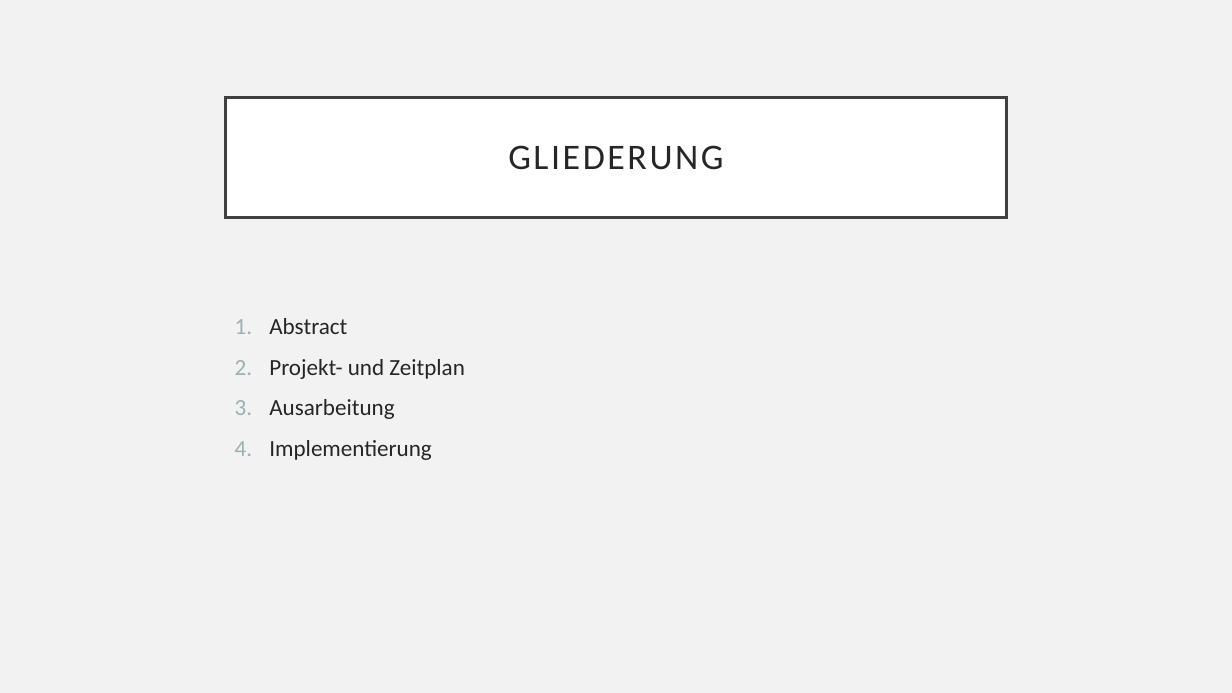
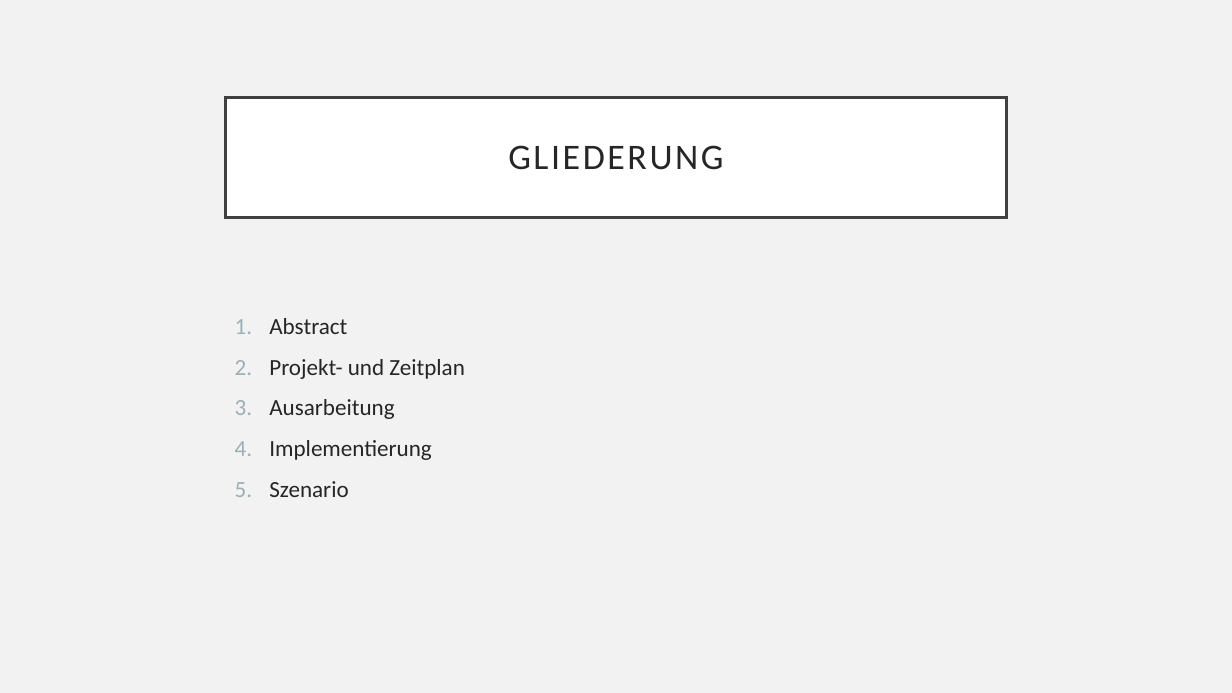
Before and after one commit to MGrunsch/Cyber-Project, a slide deck: slide 2 of Projektvorbereitung/Projektvorbereitung.pptx. Drawn at 1232x693 pixels with LibreOffice and Linux fonts; fonts in the diff are those of the drawing. Boxes give left, top, right and bottom in pixels: in the first picture for what was removed or moved away, otherwise in the second. Text is boxed around its words. In the diff, an @@ line names an element or a change of style, - is before the commit and + after.

Commit message:
Präsi Szenario updated

```diff
--- a/Projektvorbereitung/Projektvorbereitung.pptx
+++ b/Projektvorbereitung/Projektvorbereitung.pptx
@@ text at (x1=269, y1=481, x2=348, y2=497): paragraph added @@
+5. Szenario
```
Also in this commit, not shown: 2 other slides changed, 1 slide added, 1 slide removed.
